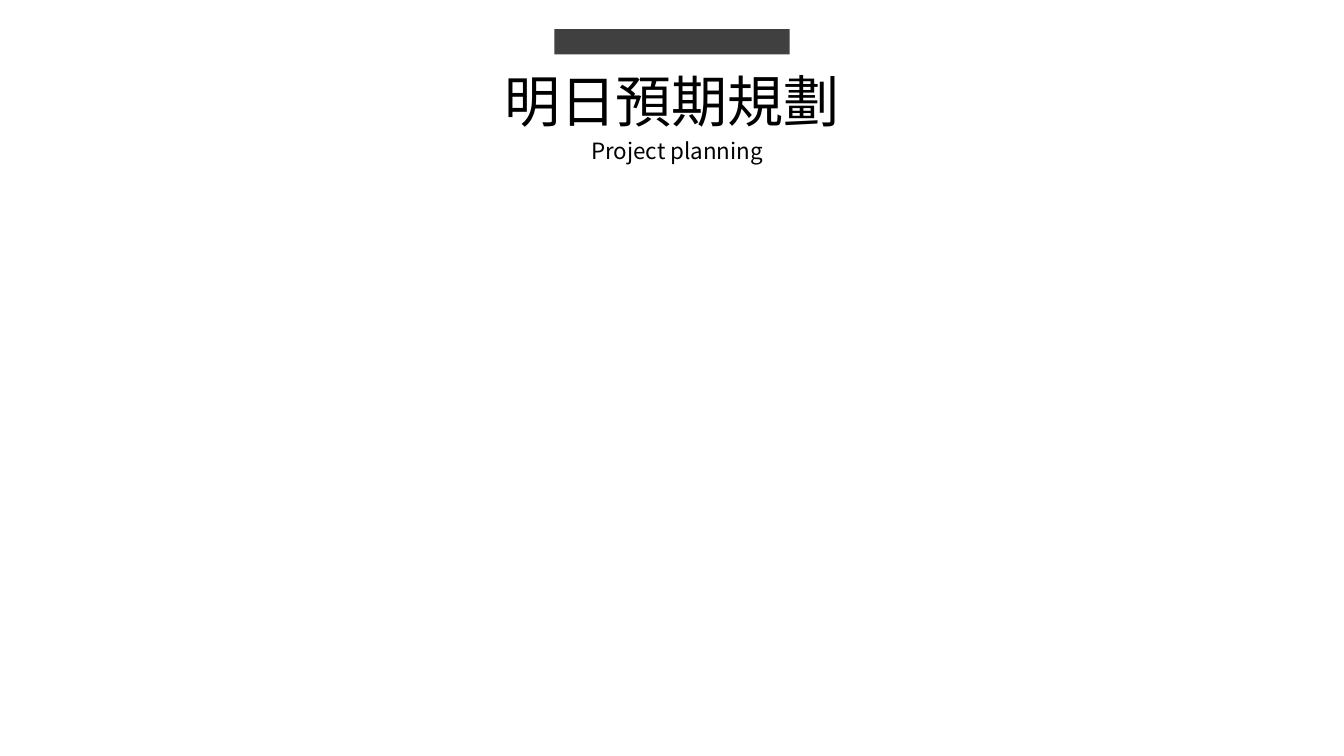
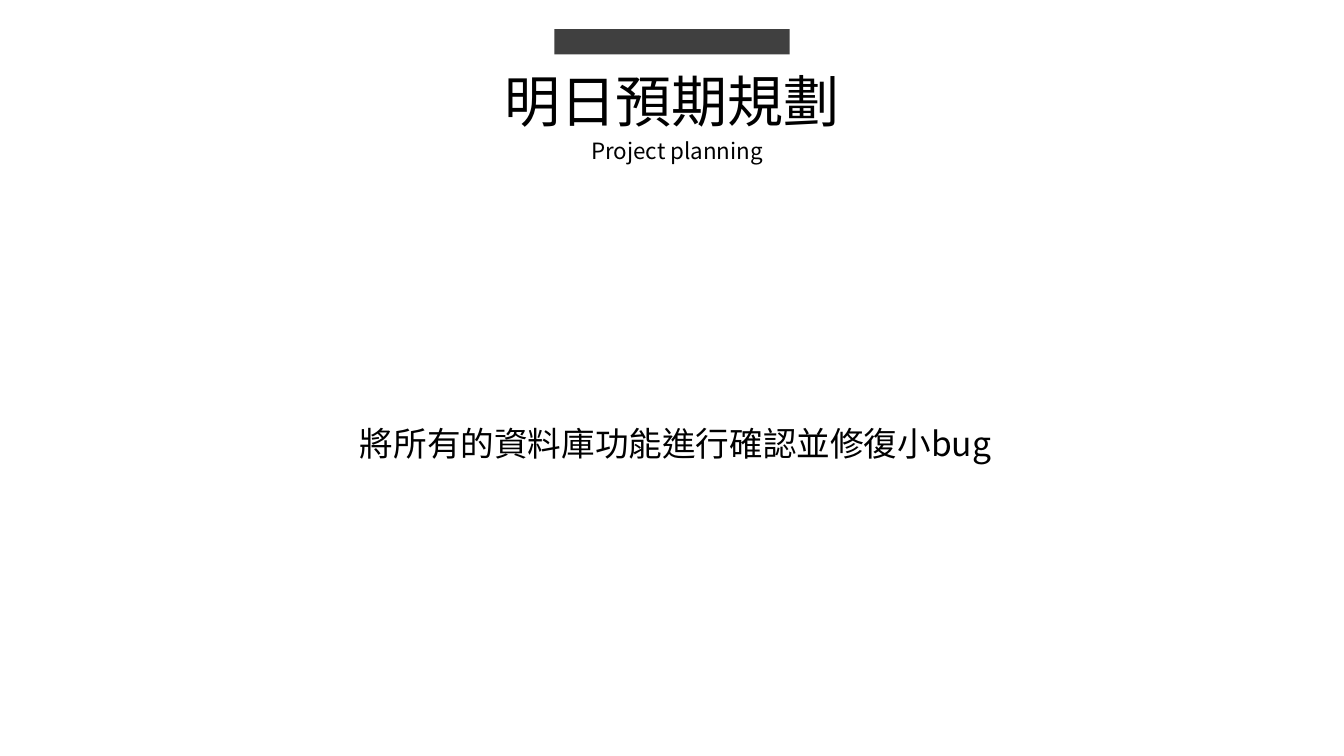
Before and after one commit to king637324/KnowledgeGreenhouseSystem, a slide deck: slide 6 of 工作日報_葉柏漢/2021.08/2021.08.23(加班)~2021.08.24工作日報_葉柏漢.pptx (slide 4 before the commit). Drawn at 1344x756 pixels with LibreOffice and Linux fonts; fonts in the diff are those of the drawing. Boxes give left, top, right and bottom in pixels: in the first picture for what was removed or moved away, otherwise in the second. Text is boxed around its words. In the diff, an @@ line names an element or a change of style, - is before the commit and + after.

```diff
--- a/工作日報_葉柏漢/2021.08/2021.08.23(加班)~2021.08.24工作日報_葉柏漢.pptx
+++ b/工作日報_葉柏漢/2021.08/2021.08.23(加班)~2021.08.24工作日報_葉柏漢.pptx
@@ text added at <box>360,427,991,465</box>, 24 pt, text #000000 @@
+將所有的資料庫功能進行確認並修復小bug
```
Also in this commit, not shown: 1 other slide changed, 2 slides added, 4 other files.
